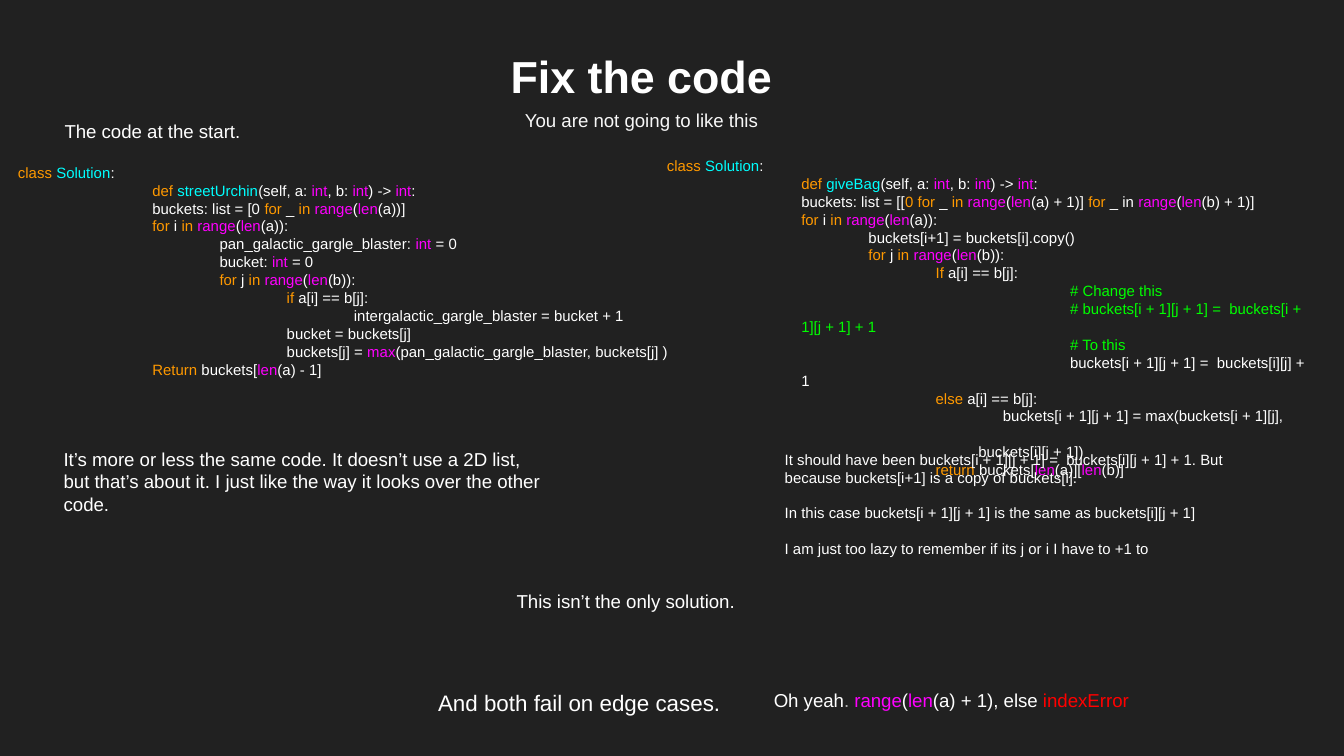
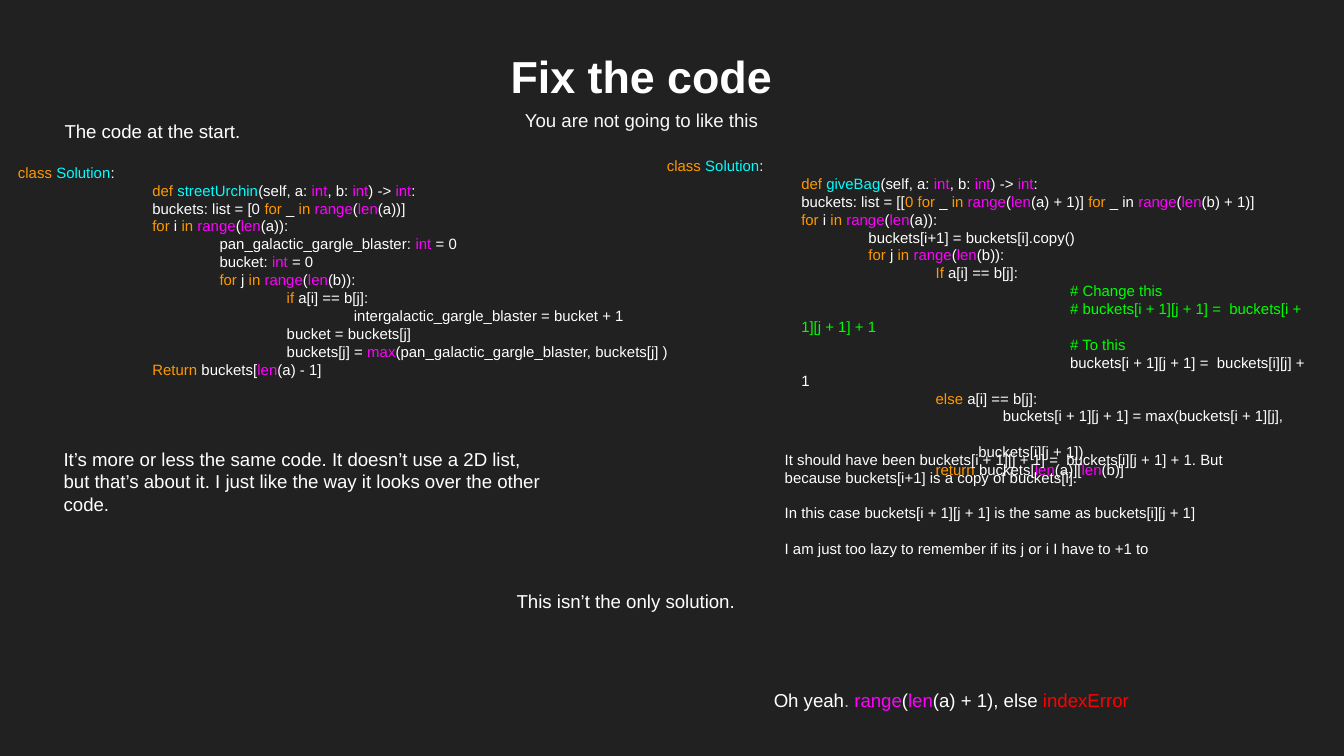
Before and after one commit to Who7F/Common-Child-hackerRank, a slide deck: slide 7 of Common Child.pptx. Drawn at 1344x756 pixels with LibreOffice and Linux fonts; fonts in the diff are those of the drawing; background and template pictures are left out. Boxes give left, top, right and bottom in pixels: in the first picture for what was removed or moved away, otherwise in the second. Text is boxed around its words. In the diff, an @@ line names an element or a change of style, - is before the commit and + after.

```diff
--- a/Common Child.pptx
+++ b/Common Child.pptx
@@ text removed at box(438, 694, 721, 716) @@
-And both fail on edge cases.
```
